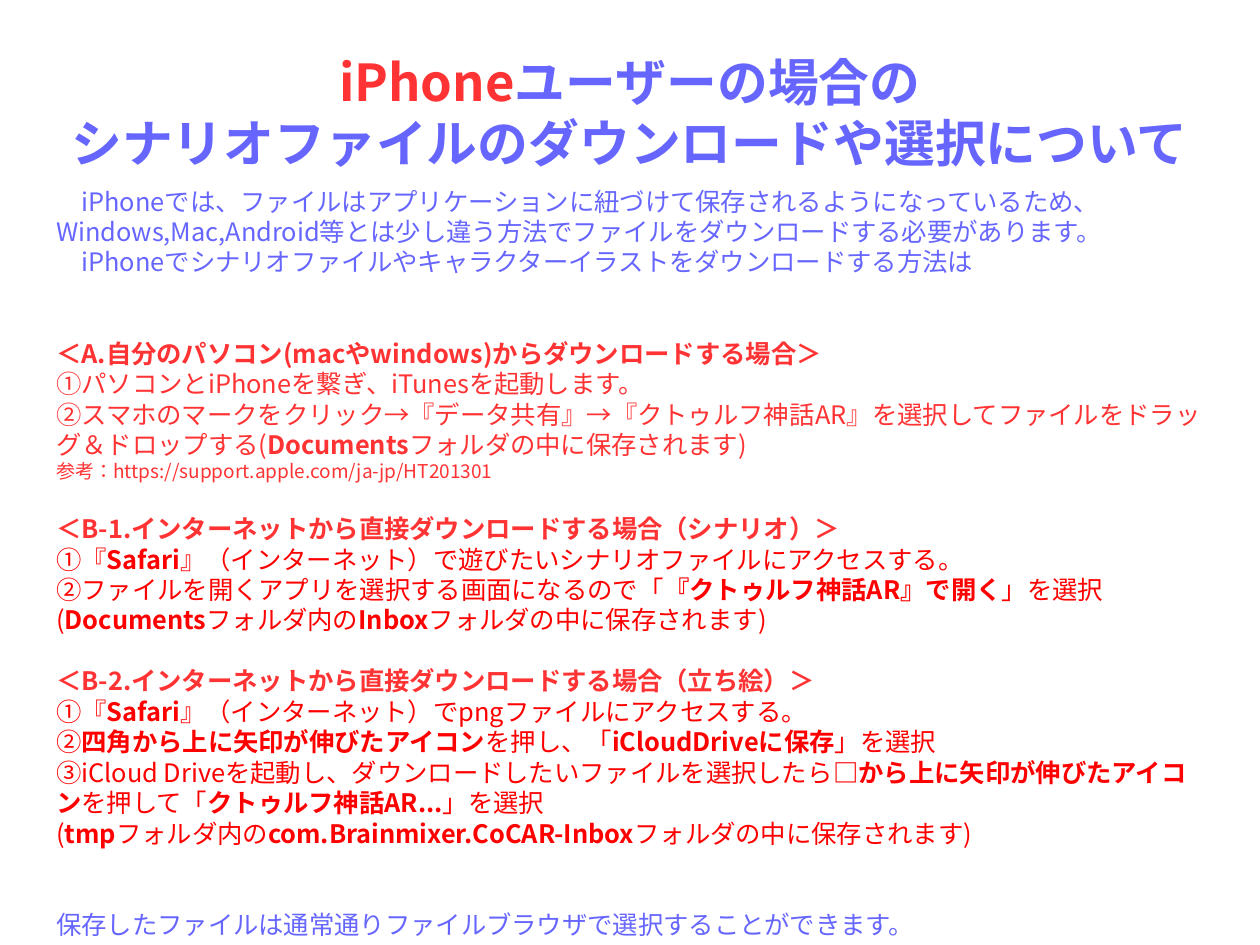
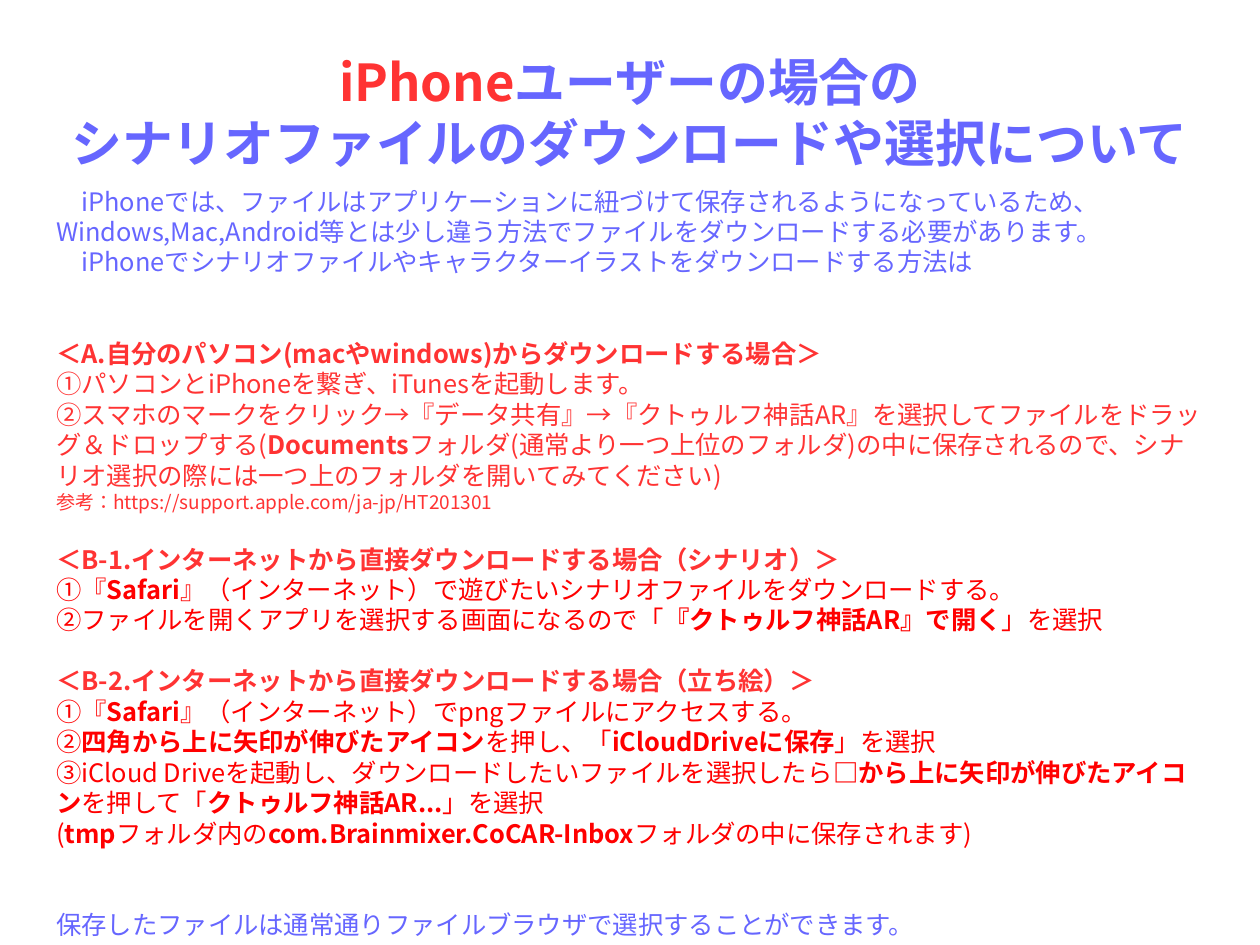
Before and after one commit to HidehiroNomoto/CoCARScenario, a slide deck: slide 6 of CoCScenario/説明書/新規 OpenDocument プレゼンテーション.odp (slide 5 before the commit). Drawn at 1260x945 pixels with LibreOffice and Linux fonts; fonts in the diff are those of the drawing. Boxes give left, top, right and bottom in pixels: in the first picture for what was removed or moved away, otherwise in the second. Text is boxed around its words. In the diff, an @@ line names an element or a change of style, - is before the commit and + after.

```diff
--- a/CoCScenario/説明書/新規 OpenDocument プレゼンテーション.odp
+++ b/CoCScenario/説明書/新規 OpenDocument プレゼンテーション.odp
@@ text at (x1=56, y1=402, x2=1200, y2=490): text changed @@
-②スマホのマークをクリック→『データ共有』→『クトゥルフ神話AR』を選択してファイルをドラッグ＆ドロップする(Documentsフォルダの中に保存されます)
+②スマホのマークをクリック→『データ共有』→『クトゥルフ神話AR』を選択してファイルをドラッグ＆ドロップする(Documentsフォルダ(通常より一つ上位のフォルダ)の中に保存されるので、シナリオ選択の際には一つ上のフォルダを開いてみてください)
@@ text at (x1=56, y1=577, x2=1015, y2=602): text changed @@
-①『Safari』（インターネット）で遊びたいシナリオファイルにアクセスする。
+①『Safari』（インターネット）で遊びたいシナリオファイルをダウンロードする。
@@ text at (x1=56, y1=607, x2=766, y2=634): paragraph removed @@
-(Documentsフォルダ内のInboxフォルダの中に保存されます)
```
Also in this commit, not shown: 5 other slides changed, 1 slide added, 1 slide removed, 11 other files.
